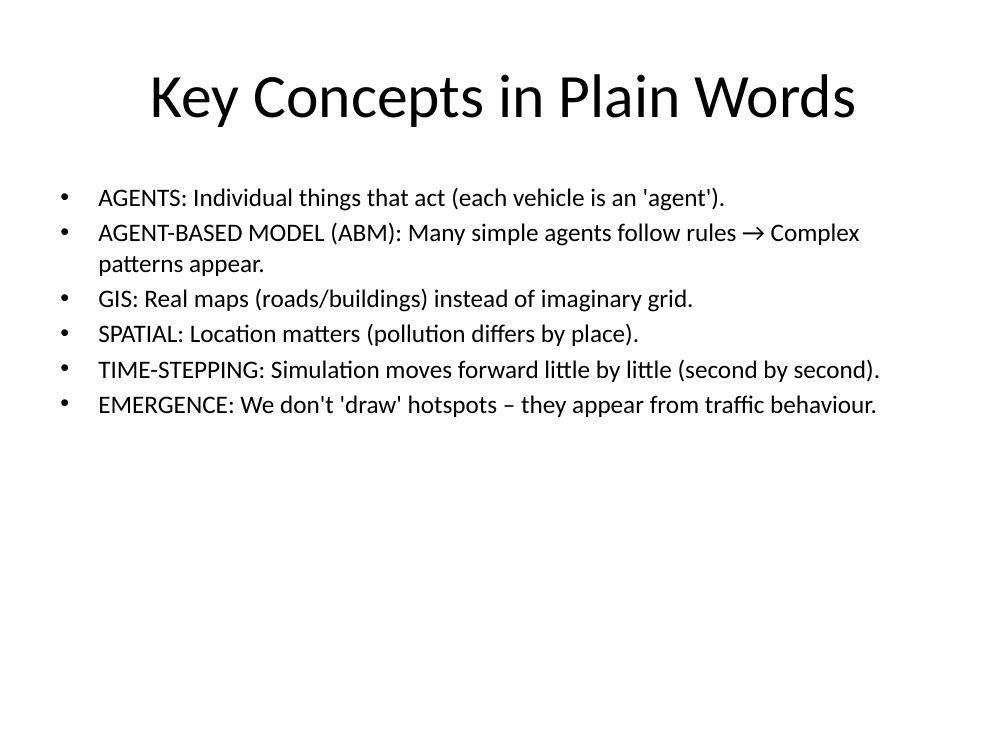
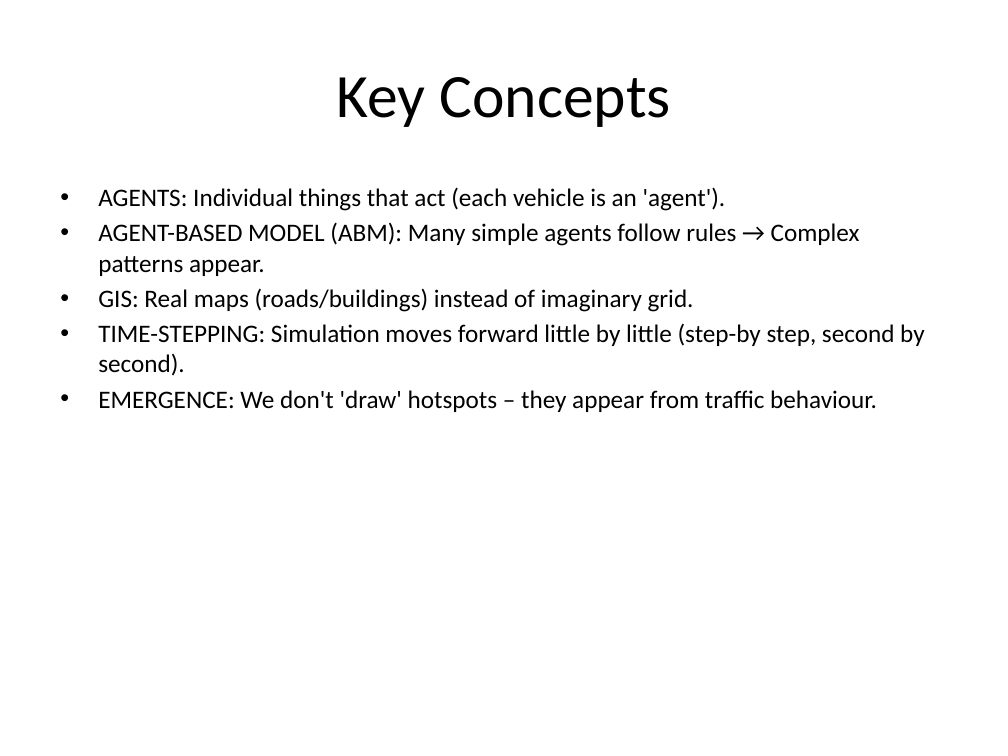
Before and after one commit to hqnghi88/PenangAir, a slide deck: slide 4 of PenangAir_Tutorial_NonProgrammer_Fixed.pptx (slide 29 before the commit). Drawn at 1008x756 pixels with LibreOffice and Linux fonts; fonts in the diff are those of the drawing. Boxes give left, top, right and bottom in pixels: in the first picture for what was removed or moved away, otherwise in the second. Text is boxed around its words. In the diff, an @@ line names an element or a change of style, - is before the commit and + after.

Commit message:
Refactor traffic and pollution models; update emission scaling and fleet size for improved simulation accuracy

```diff
--- a/PenangAir_Tutorial_NonProgrammer_Fixed.pptx
+++ b/PenangAir_Tutorial_NonProgrammer_Fixed.pptx
@@ title at box(337, 77, 671, 127): text changed @@
-Key Concepts in Plain Words
+Key Concepts
@@ text at box(98, 323, 925, 376): text changed @@
-• SPATIAL: Location matters (pollution differs by place).
-• TIME-STEPPING: Simulation moves forward little by little (second by second).
+• TIME-STEPPING: Simulation moves forward little by little (step-by step, second by second).
```
Also in this commit, not shown: 21 other slides changed, 1 slide added, 3 slides removed, 4 other files.
